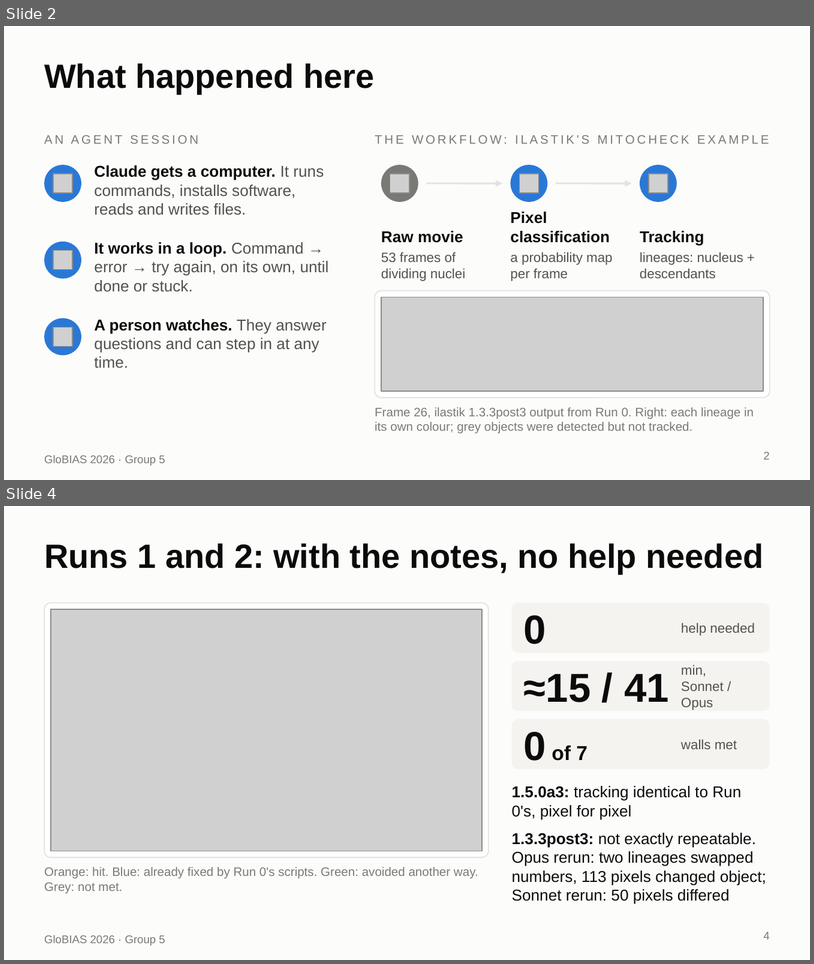
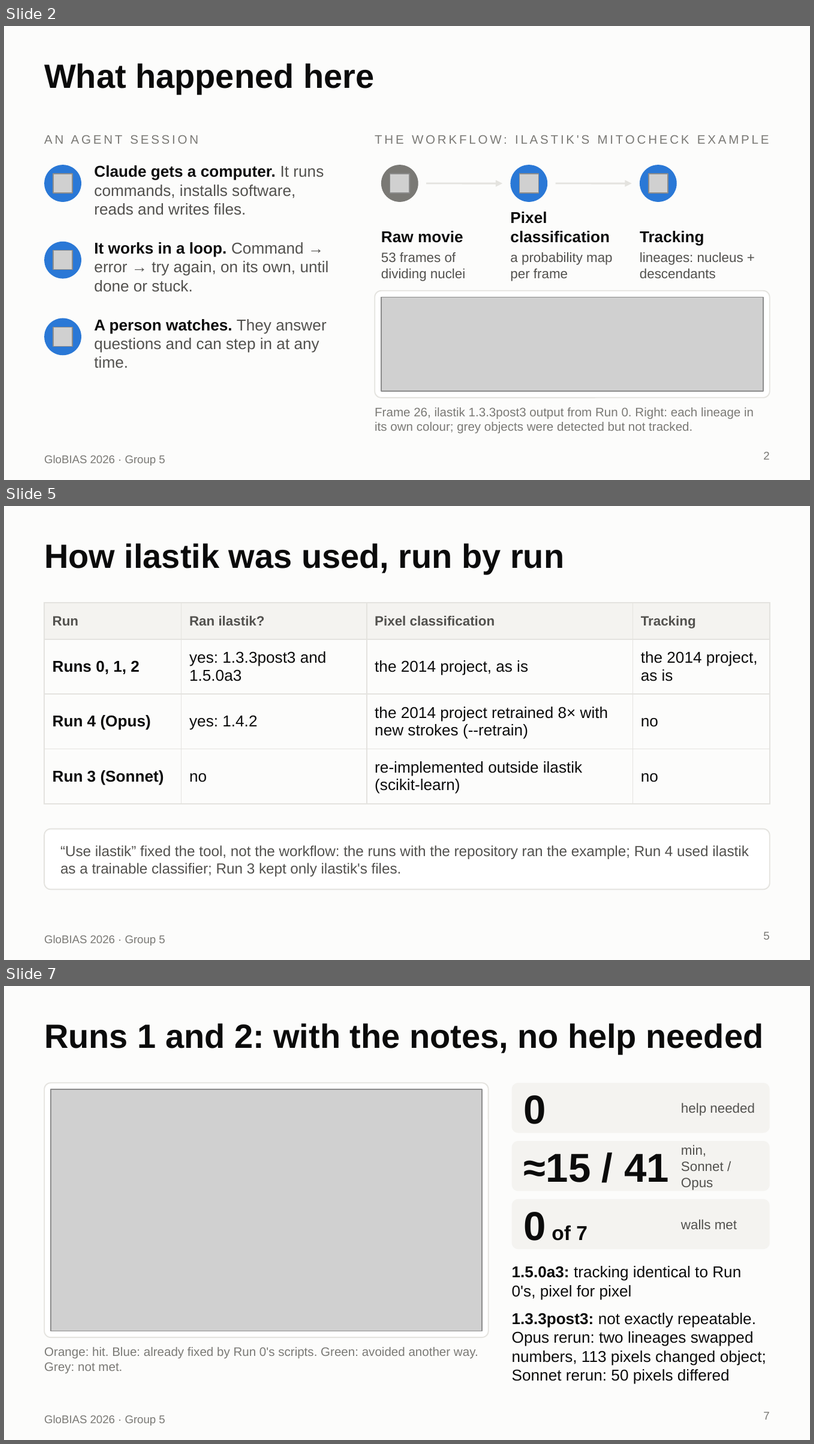
Before and after one commit to globias-2026-group5/globias-2026-group5.github.io, a slide deck: talk/ilastik-five-sessions-short.pptx. Shown one above the other, each under a label of ours: slides 2 and 4 before the commit, slides 2, 5 and 7 after it; the slides between them are not shown. The pictures are 814x964 and 814x1444 pixels, drawn with LibreOffice and Linux fonts; fonts in the diff are those of the drawing; grey boxes stand for pictures. Boxes give left, top, right and bottom in pixels: in the first picture for what was removed or moved away, otherwise in the second. Text is boxed around its words. In the diff, an @@ line names an element or a change of style, - is before the commit and + after.

```diff
--- a/talk/ilastik-five-sessions-short.pptx
+++ b/talk/ilastik-five-sessions-short.pptx
@@ slide 5 added at (x1=4, y1=506, x2=810, y2=960), background #FCFCFB; not listed: 1 template element that a slide beside it also shows @@
@@ title added at (x1=44, y1=543, x2=564, y2=573), 30 pt, text #0B0B0B, bold @@
+How ilastik was used, run by run
@@ table added at (x1=44, y1=603, x2=770, y2=796), 4 rows, 4 columns @@
+Run | Ran ilastik? | Pixel classification | Tracking
+Runs 0, 1, 2 | yes: 1.3.3post3 and 1.5.0a3 | the 2014 project, as is | the 2014 project, as is
+Run 4 (Opus) | yes: 1.4.2 | the 2014 project retrained 8× with new strokes (--retrain) | no
+Run 3 (Sonnet) | no | re-implemented outside ilastik (scikit-learn) | no
@@ rounded rectangle added at (x1=44, y1=829, x2=770, y2=889), fill #FFFFFF, outline #E4E3DF 1 pt @@
@@ text added at (x1=60, y1=845, x2=749, y2=876), 13 pt, text #52514E @@
+“Use ilastik” fixed the tool, not the workflow: the runs with the repository ran the example; Run 4 used ilastik as a trainable classifier; Run 3 kept only ilastik's files.
@@ page number added at (x1=764, y1=931, x2=770, y2=939), 10 pt, text #7A7975 @@
+5
@@ what was slide 4 is now slide 7 @@
@@ page number at (x1=764, y1=1411, x2=770, y2=1419): text changed @@
-4
+7
```
Also in this commit, not shown: 2 slides changed, 2 other slides added, 10 other files.
